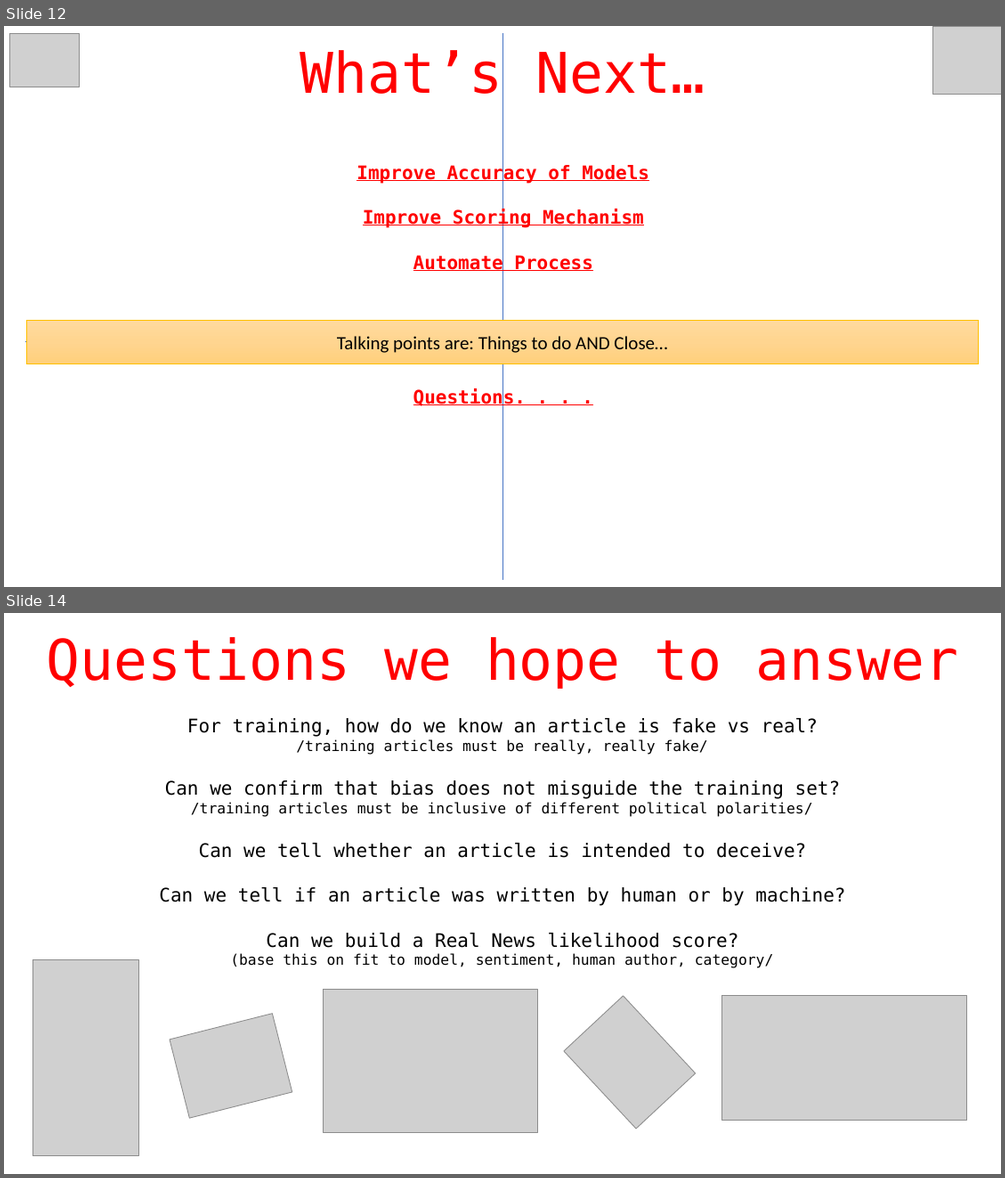
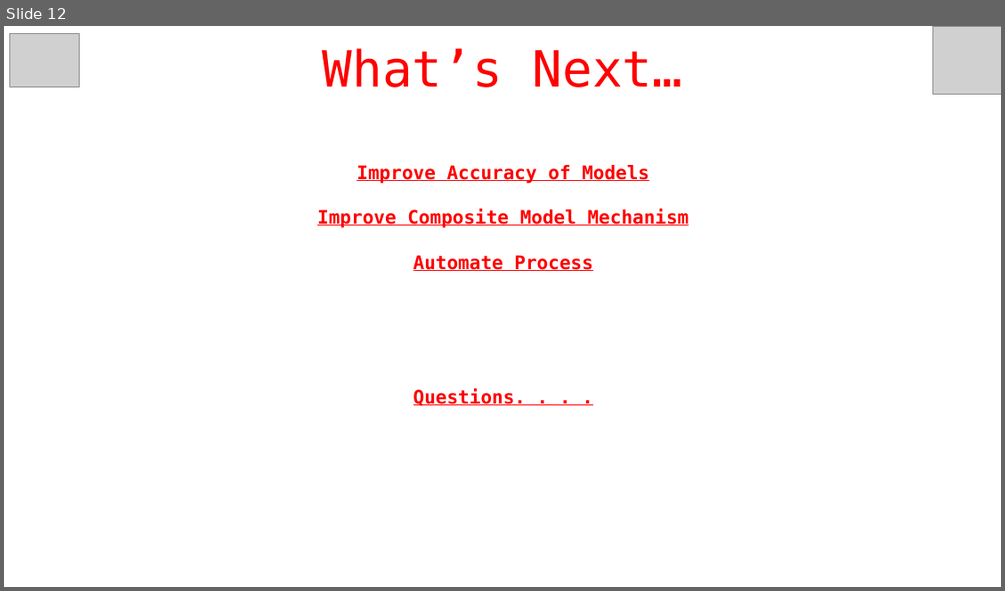
Before and after one commit to richpatanalytics/FakeNewsAnalysis, a slide deck: FakeNewsProjectPresentation.pptx. Shown one above the other, each under a label of ours: slides 12 and 14 before the commit, slide 12 after it; the slides between them are not shown. The pictures are 1005x1178 and 1005x591 pixels, drawn with LibreOffice and Linux fonts; fonts in the diff are those of the drawing; grey boxes stand for pictures. Boxes give left, top, right and bottom in pixels: in the first picture for what was removed or moved away, otherwise in the second. Text is boxed around its words. In the diff, an @@ line names an element or a change of style, - is before the commit and + after.

```diff
--- a/FakeNewsProjectPresentation.pptx
+++ b/FakeNewsProjectPresentation.pptx
@@ slide 14 removed at (4,613,1001,1174), background #FFFFFF @@
@@ text removed at (47,637,958,689) @@
-Questions we hope to answer
@@ text removed at (159,718,845,968) @@
-For training, how do we know an article is fake vs real?
-/training articles must be really, really fake/
-Can we confirm that bias does not misguide the training set?
-/training articles must be inclusive of different political polarities/
-Can we tell whether an article is intended to deceive?
-Can we tell if an article was written by human or by machine?
-Can we build a Real News likelihood score?
-(base this on fit to model, sentiment, human author, category/
@@ picture removed at (32,960,138,1156) @@
@@ picture removed at (324,989,537,1132) @@
@@ picture removed at (564,996,696,1128) @@
@@ picture removed at (722,996,966,1121) @@
@@ picture removed at (170,1013,292,1118) @@
@@ slide 12 changed as well @@
@@ text "What’s Next…" at (323,48,683,87): size 54 to 48 pt @@
@@ line removed from (502, 33) to (502, 580) @@
@@ text at (317,208,689,228): text changed @@
-Improve Scoring Mechanism
+Improve Composite Model Mechanism
@@ line removed from (25, 342) to (979, 342) @@
@@ rectangle removed at (26,320,979,363) @@
-Talking points are: Things to do AND Close…
```
Also in this commit, not shown: 7 other slides changed, 4 slides added, 5 other slides removed.
